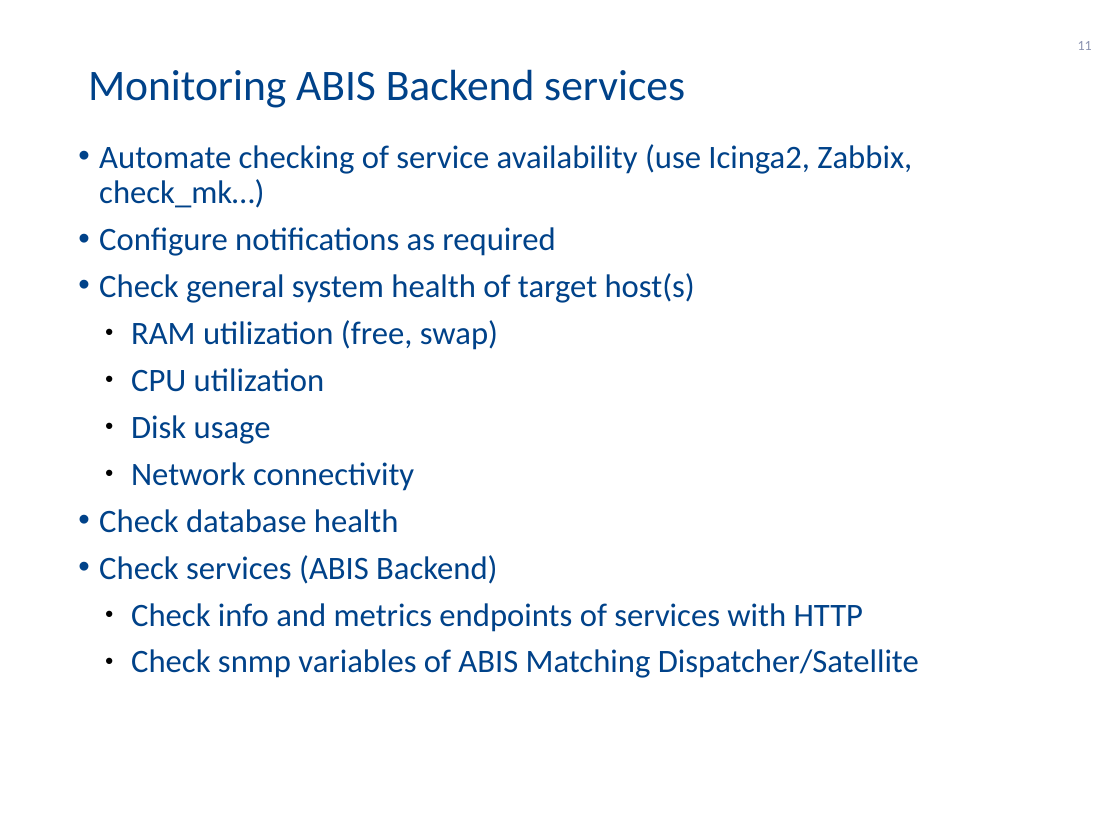
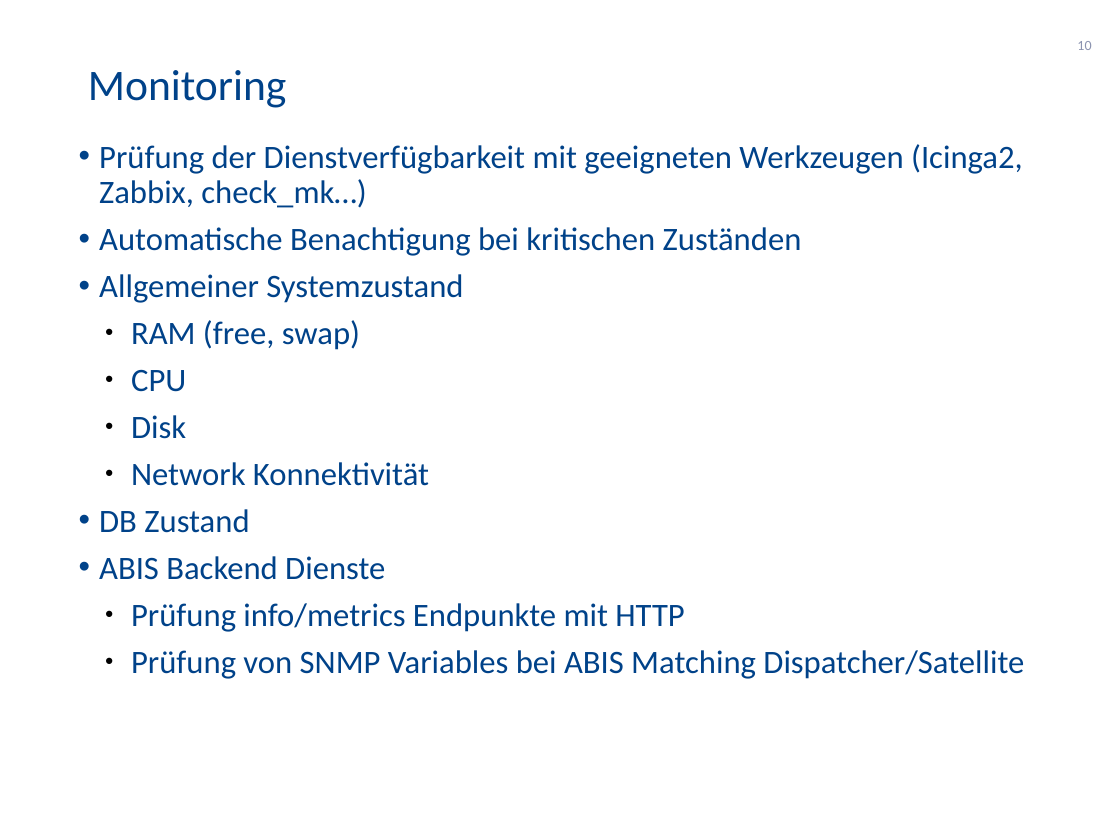
Before and after one commit to 4derstap/abis-deploy-ansible, a slide deck: slide 10 of docs/DermalogABISBEDeployment.pptx (slide 11 before the commit). Drawn at 1120x840 pixels with LibreOffice and Linux fonts; fonts in the diff are those of the drawing; background and template pictures are left out. Boxes give left, top, right and bottom in pixels: in the first picture for what was removed or moved away, otherwise in the second. Text is boxed around its words. In the diff, an @@ line names an element or a change of style, - is before the commit and + after.

```diff
--- a/docs/DermalogABISBEDeployment.pptx
+++ b/docs/DermalogABISBEDeployment.pptx
@@ page number at [1077,41,1091,50]: text changed @@
-11
+10
@@ text at [88,70,286,108]: text changed @@
-Monitoring ABIS Backend services
+Monitoring
@@ text at [99,144,1024,679]: text changed @@
-• Automate checking of service availability (use Icinga2, Zabbix, check_mk…)
-• Configure notifications as required
-• Check general system health of target host(s)
-  ● RAM utilization (free, swap)
-  ● CPU utilization
-  ● Disk usage
-  ● Network connectivity
-• Check database health
-• Check services (ABIS Backend)
-  ● Check info and metrics endpoints of services with HTTP
-  ● Check snmp variables of ABIS Matching Dispatcher/Satellite
+• Prüfung der Dienstverfügbarkeit mit geeigneten Werkzeugen (Icinga2, Zabbix, check_mk…)
+• Automatische Benachtigung bei kritischen Zuständen
+• Allgemeiner Systemzustand
+  ● RAM (free, swap)
+  ● CPU
+  ● Disk
+  ● Network Konnektivität
+• DB Zustand
+• ABIS Backend Dienste
+  ● Prüfung info/metrics Endpunkte mit HTTP
+  ● Prüfung von SNMP Variables bei ABIS Matching Dispatcher/Satellite
```
Also in this commit, not shown: 5 other slides changed, 5 slides added, 6 slides removed, 4 other files.
